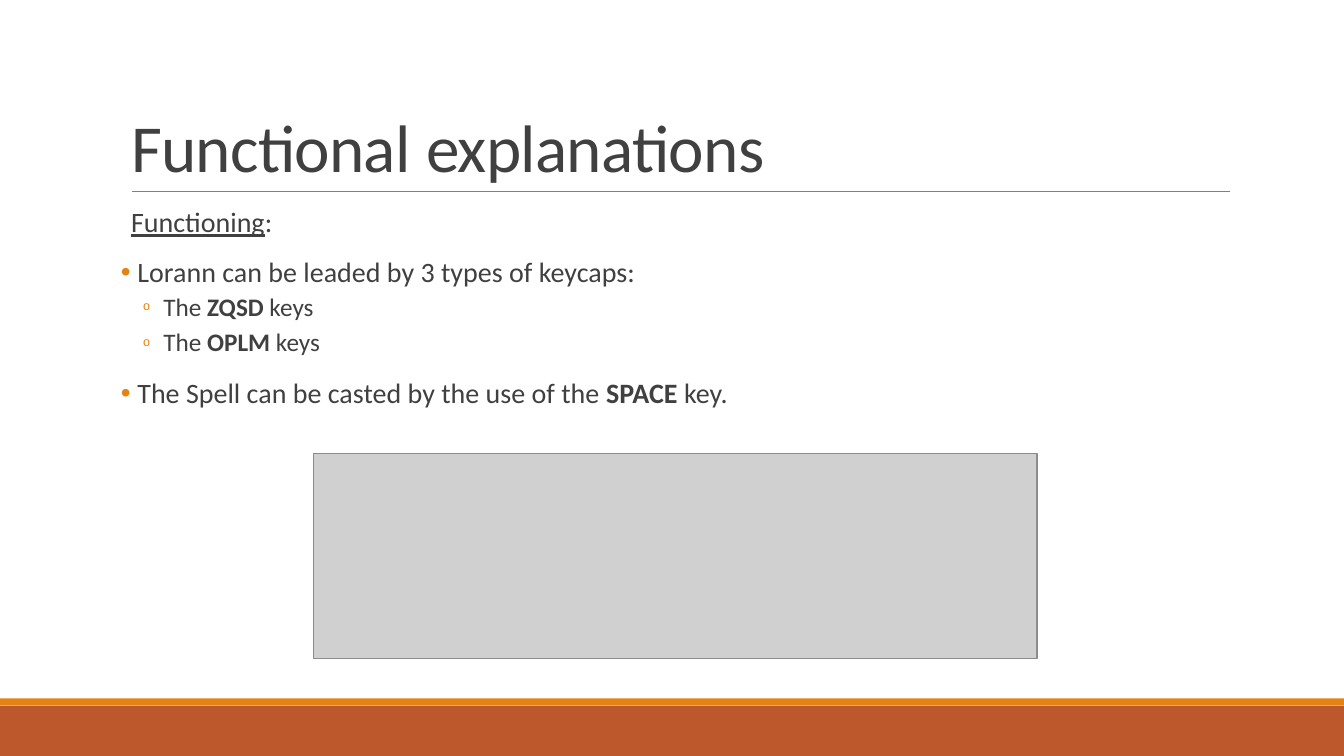
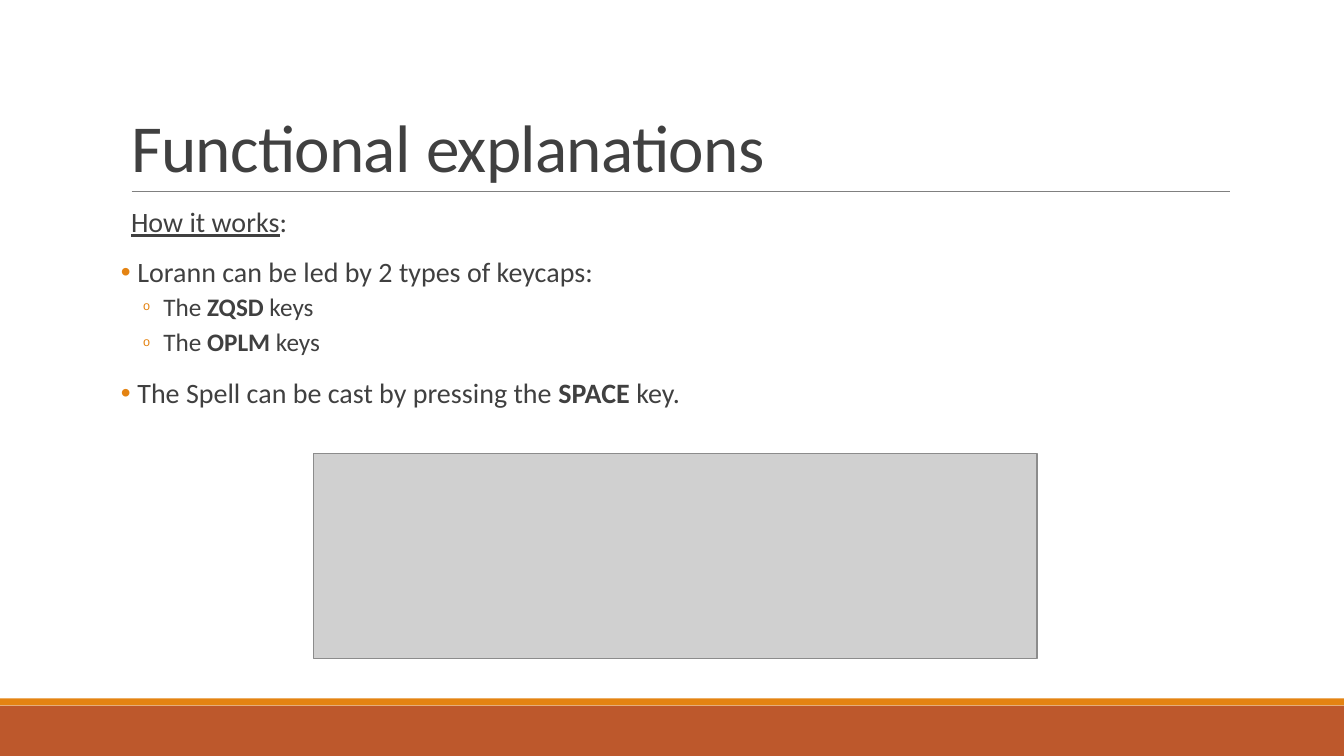
Before and after one commit to Studisys/Lorann-Java-Project----Exia-CESI-A1, a slide deck: slide 12 of Deliverables/Lorann - PowerPoint.pptx. Drawn at 1344x756 pixels with LibreOffice and Linux fonts; fonts in the diff are those of the drawing; grey boxes stand for pictures. Boxes give left, top, right and bottom in pixels: in the first picture for what was removed or moved away, otherwise in the second. Text is boxed around its words. In the diff, an @@ line names an element or a change of style, - is before the commit and + after.

```diff
--- a/Deliverables/Lorann - PowerPoint.pptx
+++ b/Deliverables/Lorann - PowerPoint.pptx
@@ text at box(131, 212, 593, 287): text changed @@
-  Functioning:
-• Lorann can be leaded by 3 types of keycaps:
+  How it works:
+• Lorann can be led by 2 types of keycaps:
@@ text at box(137, 383, 680, 408): text changed @@
-• The Spell can be casted by the use of the SPACE key.
+• The Spell can be cast by pressing the SPACE key.
```
Also in this commit, not shown: 7 other slides changed.
